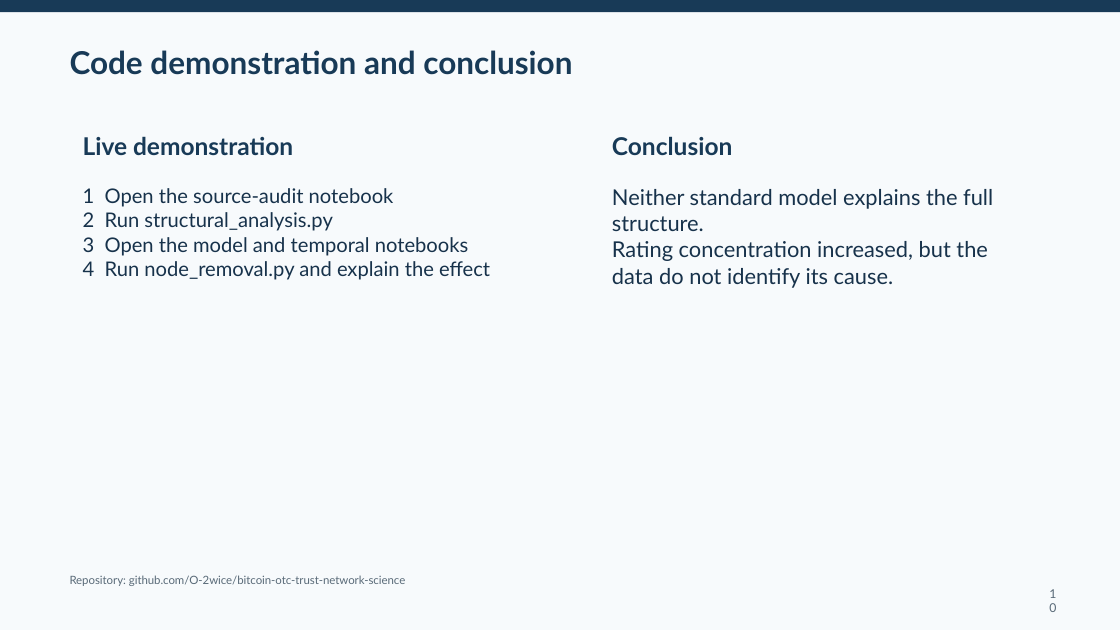
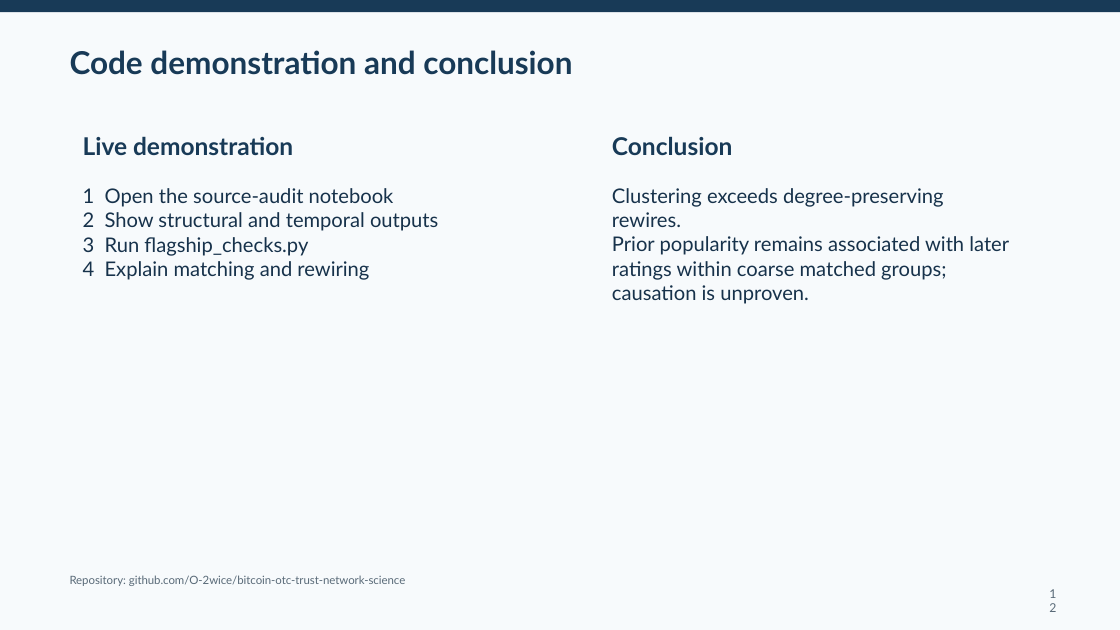
Before and after one commit to O-2wice/bitcoin-otc-trust-network-science, a slide deck: slide 12 of presentation/bitcoin_otc_network_science.pptx (slide 10 before the commit). Drawn at 1120x630 pixels with LibreOffice and Linux fonts; fonts in the diff are those of the drawing. Boxes give left, top, right and bottom in pixels: in the first picture for what was removed or moved away, otherwise in the second. Text is boxed around its words. In the diff, an @@ line names an element or a change of style, - is before the commit and + after.

Commit message:
Add matched target choice and structural null checks

```diff
--- a/presentation/bitcoin_otc_network_science.pptx
+++ b/presentation/bitcoin_otc_network_science.pptx
@@ text at <box>612,188,1009,304</box>: text changed; size 18.8 to 17.2 pt @@
-Neither standard model explains the full structure.
-Rating concentration increased, but the data do not identify its cause.
+Clustering exceeds degree-preserving rewires.
+Prior popularity remains associated with later ratings within coarse matched groups; causation is unproven.
@@ text at <box>83,212,438,280</box>: text changed @@
-2 Run structural_analysis.py
-3 Open the model and temporal notebooks
-4 Run node_removal.py and explain the effect
+2 Show structural and temporal outputs
+3 Run flagship_checks.py
+4 Explain matching and rewiring
```
Also in this commit, not shown: 4 other slides changed, 2 slides added, 16 other files.
